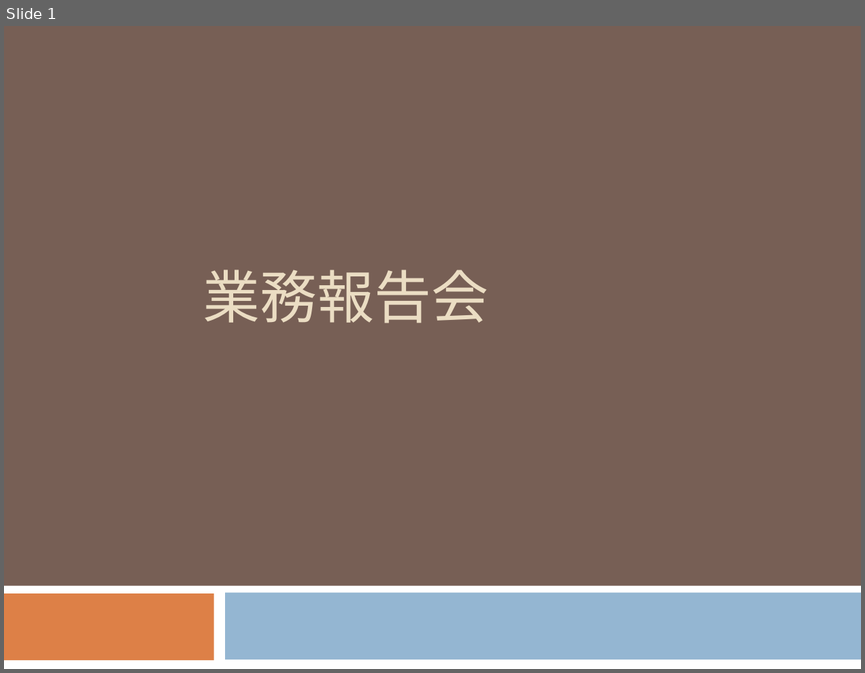
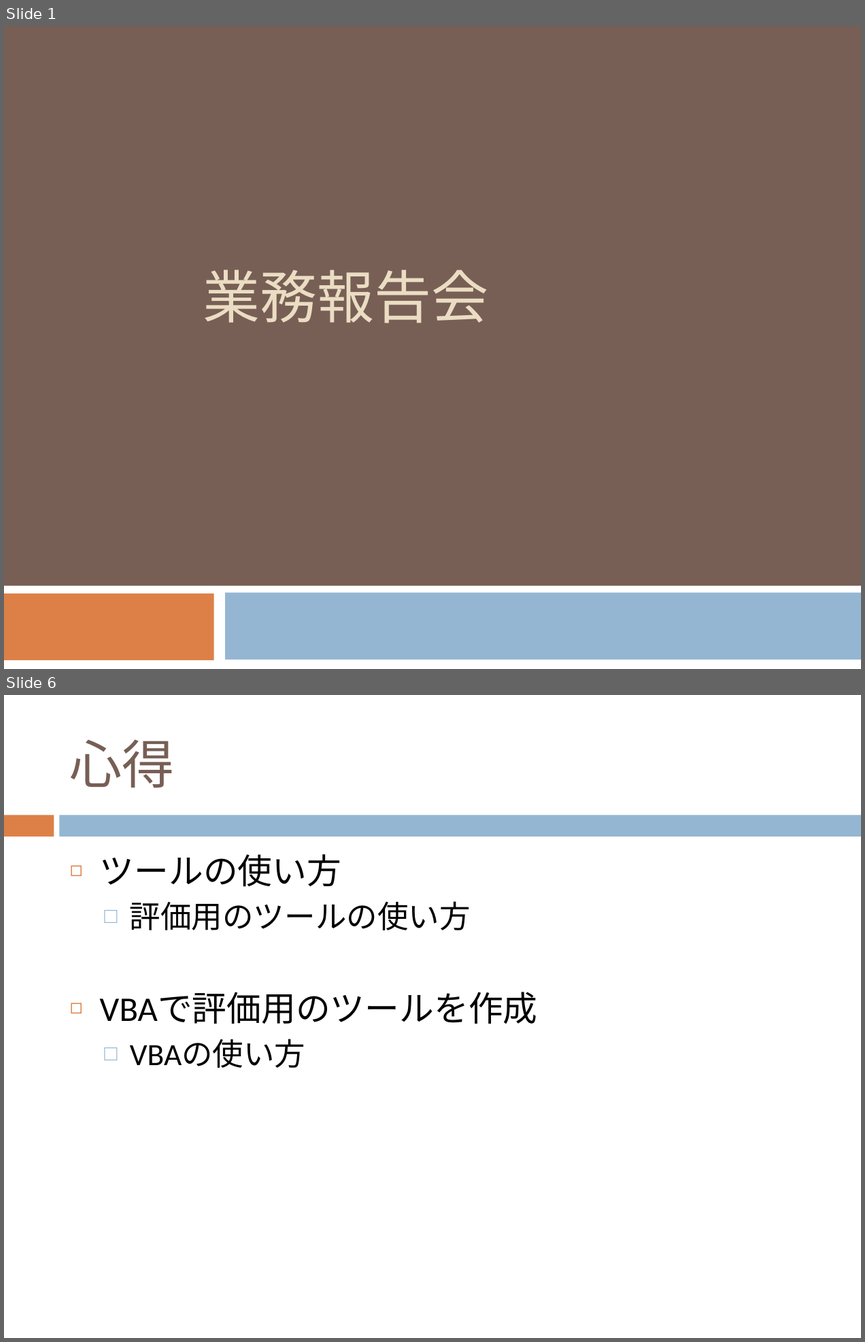
Before and after one commit to uil330/git, a slide deck: 業務報告.ppt. Shown one above the other, each under a label of ours: slide 1 before the commit, slides 1 and 6 after it; the slides between them are not shown. The pictures are 865x673 and 865x1342 pixels, drawn with LibreOffice and Linux fonts; fonts in the diff are those of the drawing. Boxes give left, top, right and bottom in pixels: in the first picture for what was removed or moved away, otherwise in the second. Text is boxed around its words. In the diff, an @@ line names an element or a change of style, - is before the commit and + after.

```diff
--- a/業務報告.ppt
+++ b/業務報告.ppt
@@ slide 6 added at (4,695,861,1338), background #FFFFFF @@
@@ title added at (70,739,175,787), 44 pt, text #775F55 @@
+心得
@@ rectangle added at (4,815,54,836), fill #DD8047 @@
@@ rectangle added at (60,815,861,836), fill #94B6D2 @@
@@ text added at (100,854,538,1068), 29 pt, text #000000 @@
+◻ ツールの使い方
+  □ 評価用のツールの使い方
+◻ VBAで評価用のツールを作成
+  □ VBAの使い方
```
Also in this commit, not shown: 3 slides changed, 4 other slides added, 2 slides removed.
